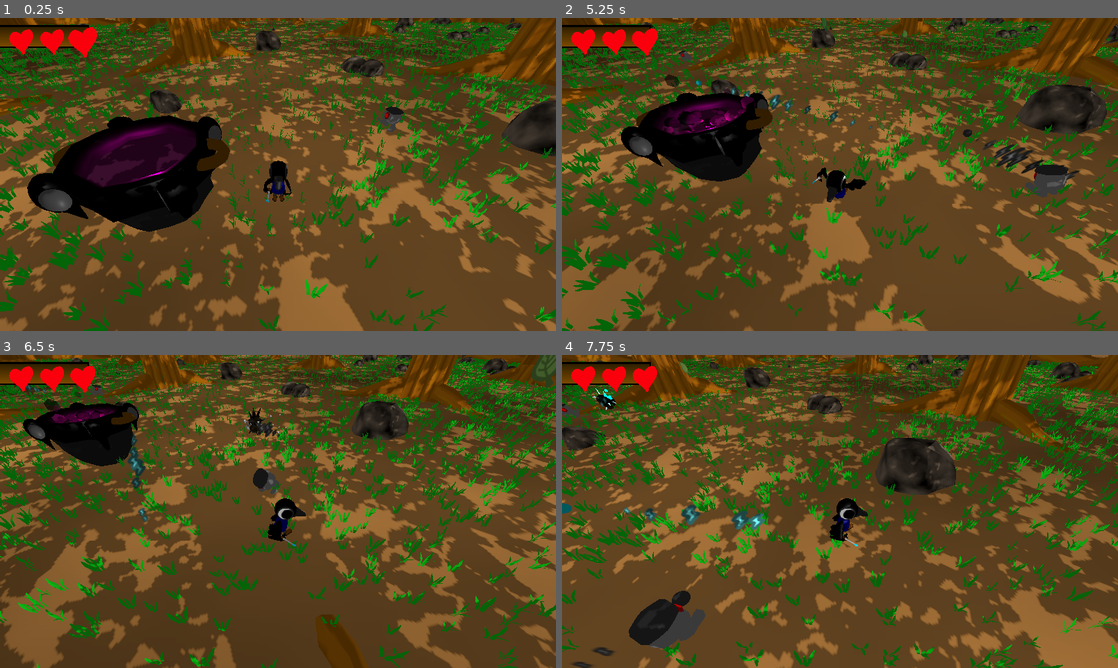
Above: before the commit, frames 1-4 (two rows, left to right).
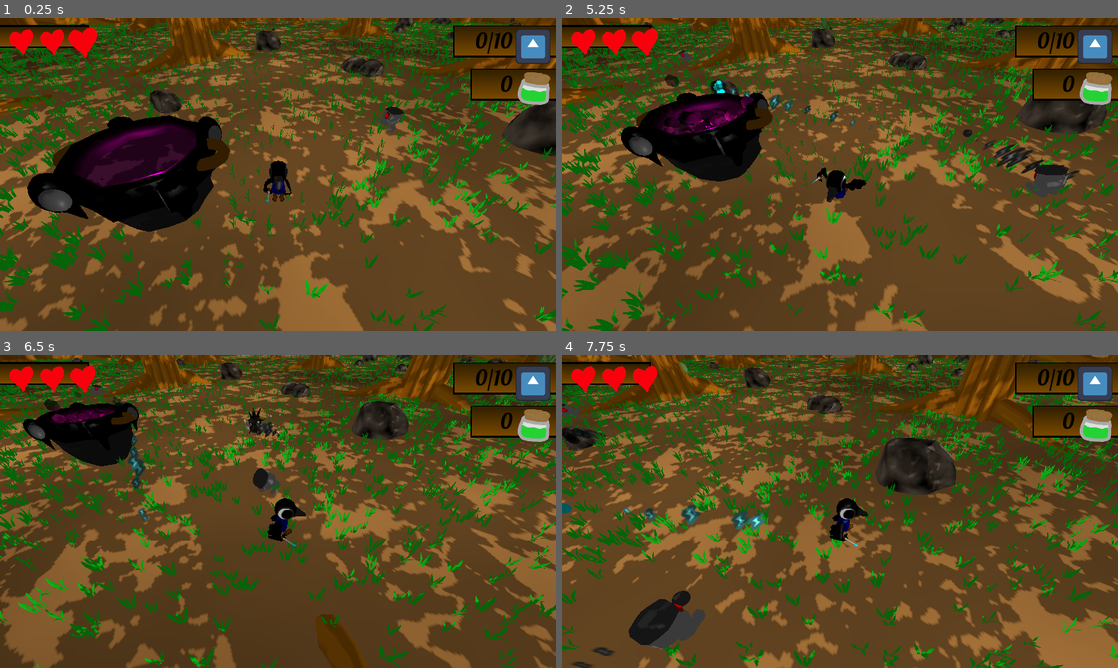
Above: after the commit, the same moments.

Repository: Adam-Gallina/ldj58
Game: Godot game, scene res://test_map.tscn
Same seed, same stepped clock (60 frames per second), same inputs: the game is played once before the commit and once after it. The engine's default icon, where the game draws it, is replaced by a stand-in: a white triangle on a blue panel in a dark square.
Inputs (mouse positions are in pixels of both pictures, inside the frame that each line leads up to):
- Up to frame 1 (0.25 s): no input
- Up to frame 2 (5.25 s): move the mouse to (962, 158) at 0.52 s; hold D (Right) 0.53-1.28 s; tap Shift (Dodge) every 1.5 s from 0.6 to 5.1 s; move the mouse to (728, 190) at 1.27 s; hold S (Back) 1.28-2.03 s; click (728, 190) at 1.35 s; move the mouse to (895, 105) at 2.02 s; hold D (Right) 2.03-2.78 s; move the mouse to (812, 237) at 2.77 s; hold W (Forward) 2.78-3.53 s; click (812, 237) at 2.85 s; move the mouse to (1006, 221) at 3.52 s; hold A (Left) 3.53-5.03 s; move the mouse to (673, 127) at 4.27 s; click (673, 127) at 4.35 s; move the mouse to (867, 174) at 5.02 s; hold S (Back) from 5.03 s (still down)
- Up to frame 3 (6.5 s): move the mouse to (194, 433) at 5.77 s; release S (Back) at 5.78 s; hold D (Right) from 5.78 s (still down); click (194, 433) at 5.85 s
- Up to frame 4 (7.75 s): move the mouse to (962, 495) at 6.52 s; release D (Right) at 6.53 s; hold W (Forward) 6.53-7.28 s; tap Shift (Dodge) at 6.6 s; move the mouse to (728, 527) at 7.27 s; hold D (Right) from 7.28 s (still down); click (728, 527) at 7.35 s

The runs differ from the first frame. In frame 1, 3.3% of the frame differs, in the area x 81-100%, y 2-28%; in frame 2, 3.1%; in frame 3, 3.3%; in frame 4, 3.3%, in the area x 0-100%, y 2-29%.

Commit message:
Added stored mats to UI

Diff:
--- a/Autoloaded/player_stats.gd
+++ b/Autoloaded/player_stats.gd
@@ -75,6 +75,7 @@
 ## { Constants.ResourceType : Array[LootDrop] }
 var _stored_resources : Dictionary = {}
 var CurrResource : Constants.ResourceType
+var CurrResourceTarget : int = 0
 
 func collect_resource(resource:ResourceDrop):
 	GameStats.ResourcesCollected += 1
@@ -88,7 +89,7 @@
 func deposit_resource(resource_type:Constants.ResourceType, amount_needed:int):
 	var s = []
 
-	if not _stored_resources.get(resource_type):
+	if not _stored_resources.get(resource_type) or _stored_resources[resource_type].size() < amount_needed:
 		return s
 
 	while amount_needed > 0 and _stored_resources[resource_type].size() > 0:
--- a/Environment/Rocks/stone_1.tscn
+++ b/Environment/Rocks/stone_1.tscn
@@ -19,6 +19,8 @@
 albedo_texture = SubResource("NoiseTexture2D_xfwr7")
 
 [node name="Stone1" type="StaticBody3D"]
+collision_layer = 8
+collision_mask = 0
 
 [node name="CollisionShape3D" type="CollisionShape3D" parent="."]
 transform = Transform3D(1, 0, 0, 0, -0.0451014, -0.998982, 0, 0.998982, -0.0451014, -0.0332615, 0.782826, 0.38254)
--- a/Environment/Rocks/stone_2.tscn
+++ b/Environment/Rocks/stone_2.tscn
@@ -19,6 +19,8 @@
 albedo_texture = SubResource("NoiseTexture2D_xfwr7")
 
 [node name="Stone2" type="StaticBody3D"]
+collision_layer = 8
+collision_mask = 0
 
 [node name="CollisionShape3D" type="CollisionShape3D" parent="."]
 transform = Transform3D(1, 0, 0, 0, -0.0451014, -0.998982, 0, 0.998982, -0.0451014, -0.234076, 0.796442, 0.0809545)
--- a/Environment/Rocks/stone_3.tscn
+++ b/Environment/Rocks/stone_3.tscn
@@ -19,6 +19,8 @@
 albedo_texture = SubResource("NoiseTexture2D_xfwr7")
 
 [node name="Stone3" type="StaticBody3D"]
+collision_layer = 8
+collision_mask = 0
 
 [node name="CollisionShape3D" type="CollisionShape3D" parent="."]
 transform = Transform3D(1, 0, 0, 0, -0.0451014, -0.998982, 0, 0.998982, -0.0451014, -0.591088, 0.796442, 0.298871)
--- a/Environment/Rocks/stone_4.tscn
+++ b/Environment/Rocks/stone_4.tscn
@@ -19,6 +19,8 @@
 albedo_texture = SubResource("NoiseTexture2D_xfwr7")
 
 [node name="Stone3" type="StaticBody3D"]
+collision_layer = 8
+collision_mask = 0
 
 [node name="CollisionShape3D" type="CollisionShape3D" parent="."]
 transform = Transform3D(1, 0, 0, 0, -0.0451014, -0.998982, 0, 0.998982, -0.0451014, 0.0254291, 0.19821, 0.155652)
--- a/Environment/leaf_particles.tscn
+++ b/Environment/leaf_particles.tscn
@@ -23,7 +23,7 @@
 
 [node name="LeafParticles" type="CPUParticles3D"]
 layers = 4
-amount = 100
+amount = 150
 lifetime = 6.0
 preprocess = 4.0
 mesh = SubResource("QuadMesh_dj26u")
--- a/UI/game_ui.gd
+++ b/UI/game_ui.gd
@@ -6,11 +6,25 @@
 var _last_health = -1
 var _curr_pumping = null
 
+@onready var ResourceLabel = $ResourceInventory/ResourceCount
+
+@onready var EssenceLabel = $EssenceInventory/EssenceCount
+
 func _ready() -> void:
 	$DeathScreen.hide()
 
 func _process(_delta: float) -> void:
 	_update_health()
+
+	var xp = 0
+	for x in PlayerStats._stored_xp:
+		xp += x.XpValue
+	EssenceLabel.text = str(xp)
+
+	var c = 0
+	if PlayerStats._stored_resources.get(PlayerStats.CurrResource):
+		c = PlayerStats._stored_resources[PlayerStats.CurrResource].size()
+	ResourceLabel.text = '{0}/{1}'.format([c, PlayerStats.CurrResourceTarget])
 
 
 func _update_health():
--- a/UI/game_ui.tscn
+++ b/UI/game_ui.tscn
@@ -1,9 +1,29 @@
-[gd_scene load_steps=5 format=3 uid="uid://forl038y0toi"]
+[gd_scene load_steps=11 format=3 uid="uid://forl038y0toi"]
 
 [ext_resource type="Script" uid="uid://b238ektehrubw" path="res://UI/game_ui.gd" id="1_mp46i"]
 [ext_resource type="PackedScene" uid="uid://c88qy63b1dcl0" path="res://UI/heart_panel.tscn" id="2_kfjql"]
 [ext_resource type="Texture2D" uid="uid://das32m6crc6f0" path="res://UI/Scroll.png" id="3_h0rig"]
 [ext_resource type="FontFile" uid="uid://b4umd18bapdsr" path="res://UI/Fonts/Lobster/Lobster-Regular.ttf" id="4_2oifk"]
+[ext_resource type="Texture2D" uid="uid://cp2s0ydp17qdh" path="res://icon.svg" id="5_dbpsm"]
+[ext_resource type="Texture2D" uid="uid://rmx7xggaf6ah" path="res://UI/Flask.png" id="6_fy64h"]
+
+[sub_resource type="Gradient" id="Gradient_fy64h"]
+colors = PackedColorArray(0.19451, 0.126342, 0, 1, 0.472845, 0.284215, 0, 1)
+
+[sub_resource type="GradientTexture2D" id="GradientTexture2D_v6n52"]
+gradient = SubResource("Gradient_fy64h")
+width = 20
+height = 40
+fill_to = Vector2(0, 1)
+
+[sub_resource type="Gradient" id="Gradient_b6078"]
+colors = PackedColorArray(0, 0, 0, 1, 0, 0, 0, 1)
+
+[sub_resource type="GradientTexture2D" id="GradientTexture2D_xrnd3"]
+gradient = SubResource("Gradient_b6078")
+width = 20
+height = 20
+fill_to = Vector2(0, 1)
 
 [node name="GameUI" type="CanvasLayer"]
 script = ExtResource("1_mp46i")
@@ -17,6 +37,7 @@
 offset_bottom = 75.0
 
 [node name="DeathScreen" type="NinePatchRect" parent="."]
+visible = false
 self_modulate = Color(0.80549, 0.80549, 0.80549, 1)
 anchors_preset = 8
 anchor_left = 0.5
@@ -72,4 +93,138 @@
 theme_override_font_sizes/font_size = 31
 text = " Play  again "
 
+[node name="ResourceInventory" type="Control" parent="."]
+layout_mode = 3
+anchors_preset = 1
+anchor_left = 1.0
+anchor_right = 1.0
+offset_left = -130.0
+offset_top = 16.0
+offset_right = -90.0
+offset_bottom = 56.0
+grow_horizontal = 0
+
+[node name="TextureRect2" type="TextureRect" parent="ResourceInventory"]
+custom_minimum_size = Vector2(60, 40)
+layout_mode = 1
+anchors_preset = 4
+anchor_top = 0.5
+anchor_bottom = 0.5
+offset_left = -80.0
+offset_top = -20.0
+offset_right = -20.0
+offset_bottom = 100.0
+grow_vertical = 2
+scale = Vector2(3.87422, 0.500658)
+texture = SubResource("GradientTexture2D_v6n52")
+expand_mode = 4
+
+[node name="TextureRect3" type="TextureRect" parent="ResourceInventory/TextureRect2"]
+show_behind_parent = true
+custom_minimum_size = Vector2(60, 20)
+layout_mode = 1
+anchors_preset = 4
+anchor_top = 0.5
+anchor_bottom = 0.5
+offset_left = -1.49296
+offset_top = -64.4047
+offset_right = 58.507
+offset_bottom = 55.5953
+grow_vertical = 2
+scale = Vector2(1.02581, 1.10939)
+texture = SubResource("GradientTexture2D_xrnd3")
+expand_mode = 4
+
+[node name="ResourceCount" type="Label" parent="ResourceInventory"]
+layout_mode = 1
+anchors_preset = 1
+anchor_left = 1.0
+anchor_right = 1.0
+offset_left = -103.0
+offset_top = 2.0
+offset_right = -1.0
+offset_bottom = 65.0
+grow_horizontal = 0
+theme_override_colors/font_color = Color(0, 0, 0, 1)
+theme_override_fonts/font = ExtResource("4_2oifk")
+theme_override_font_sizes/font_size = 44
+text = "10/10"
+horizontal_alignment = 2
+
+[node name="ResourceImg" type="TextureRect" parent="ResourceInventory"]
+layout_mode = 0
+offset_left = 46.0
+offset_top = 5.0
+offset_right = 119.0
+offset_bottom = 78.0
+texture = ExtResource("5_dbpsm")
+expand_mode = 2
+
+[node name="EssenceInventory" type="Control" parent="."]
+layout_mode = 3
+anchors_preset = 1
+anchor_left = 1.0
+anchor_right = 1.0
+offset_left = -130.0
+offset_top = 106.0
+offset_right = -90.0
+offset_bottom = 146.0
+grow_horizontal = 0
+
+[node name="TextureRect2" type="TextureRect" parent="EssenceInventory"]
+custom_minimum_size = Vector2(60, 40)
+layout_mode = 1
+anchors_preset = 4
+anchor_top = 0.5
+anchor_bottom = 0.5
+offset_left = -44.0
+offset_top = -20.0
+offset_right = 16.0
+offset_bottom = 100.0
+grow_vertical = 2
+scale = Vector2(3.87422, 0.500658)
+texture = SubResource("GradientTexture2D_v6n52")
+expand_mode = 4
+
+[node name="TextureRect3" type="TextureRect" parent="EssenceInventory/TextureRect2"]
+show_behind_parent = true
+custom_minimum_size = Vector2(60, 20)
+layout_mode = 1
+anchors_preset = 4
+anchor_top = 0.5
+anchor_bottom = 0.5
+offset_left = -1.49296
+offset_top = -64.4047
+offset_right = 58.507
+offset_bottom = 55.5953
+grow_vertical = 2
+scale = Vector2(1.02581, 1.10939)
+texture = SubResource("GradientTexture2D_xrnd3")
+expand_mode = 4
+
+[node name="EssenceCount" type="Label" parent="EssenceInventory"]
+layout_mode = 1
+anchors_preset = 1
+anchor_left = 1.0
+anchor_right = 1.0
+offset_left = -103.0
+offset_top = 2.0
+offset_right = -1.0
+offset_bottom = 65.0
+grow_horizontal = 0
+theme_override_colors/font_color = Color(0, 0, 0, 1)
+theme_override_fonts/font = ExtResource("4_2oifk")
+theme_override_font_sizes/font_size = 44
+text = "100"
+horizontal_alignment = 2
+
+[node name="ResourceImg" type="TextureRect" parent="EssenceInventory"]
+layout_mode = 0
+offset_left = 46.0
+offset_top = 5.0
+offset_right = 119.0
+offset_bottom = 78.0
+texture = ExtResource("6_fy64h")
+expand_mode = 2
+
 [connection signal="pressed" from="DeathScreen/Button" to="." method="_on_restart_pressed"]
--- a/Upgrades/cauldron.gd
+++ b/Upgrades/cauldron.gd
@@ -27,6 +27,7 @@
 	$UpgradeOption3.set_upgrade(null)
 
 	PlayerStats.CurrResource = ResourceTypes[_curr_resource]
+	PlayerStats.CurrResourceTarget = ResourceAmounts[_curr_resource]
 	_remaining_resource_amount = ResourceAmounts[_curr_resource]
 
 
@@ -42,6 +43,7 @@
 		choose_weapon_upgrades()
 		_curr_resource += 1
 		PlayerStats.CurrResource = ResourceTypes[_curr_resource]
+		PlayerStats.CurrResourceTarget = ResourceAmounts[_curr_resource]
 		_remaining_resource_amount = ResourceAmounts[_curr_resource]
 
 func _collect_xp():
Binary file added: UI/Flask.png
Not shown, added: UI/Flask.png.import
